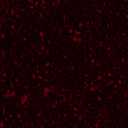
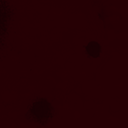
Layers edited between the first and the second w=128, h=128 image:
renamed "Layer 1" to "Layer 2", painted on it over [0, 0, 128, 128]
removed layer "Layer 0" over [0, 0, 128, 128]
